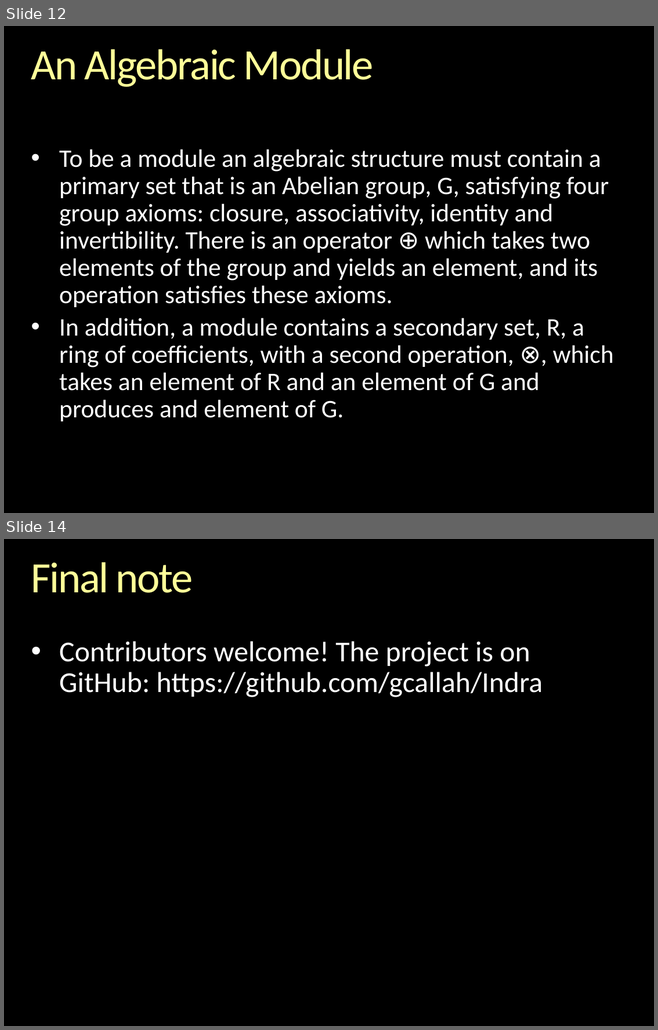
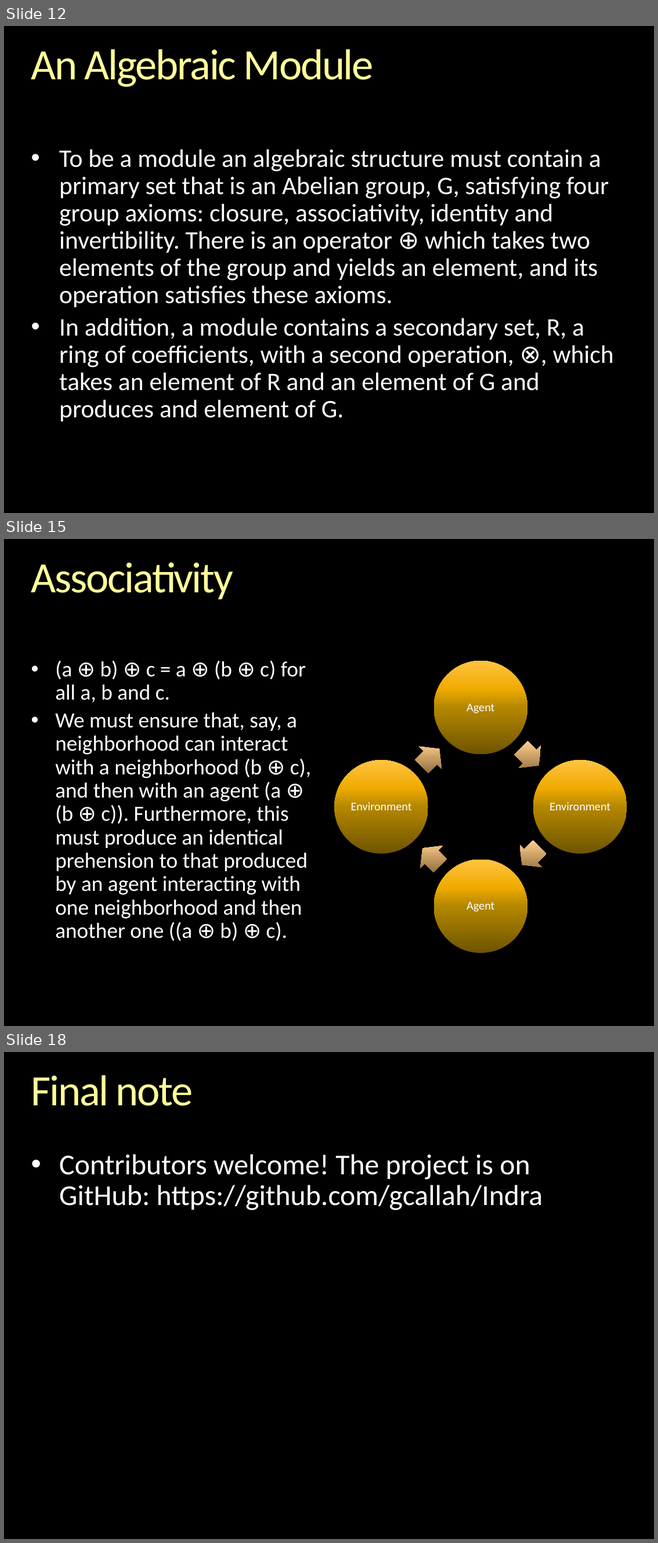
Before and after one commit to gcallah/indras_net, a slide deck: docs/ABMsAsAlgebraic.pptx. Shown one above the other, each under a label of ours: slides 12 and 14 before the commit, slides 12, 15 and 18 after it; the slides between them are not shown. The pictures are 658x1030 and 658x1543 pixels, drawn with LibreOffice and Linux fonts; fonts in the diff are those of the drawing; background and template pictures are left out. Boxes give left, top, right and bottom in pixels: in the first picture for what was removed or moved away, otherwise in the second. Text is boxed around its words. In the diff, an @@ line names an element or a change of style, - is before the commit and + after.

```diff
--- a/docs/ABMsAsAlgebraic.pptx
+++ b/docs/ABMsAsAlgebraic.pptx
@@ slide 15 added at [4,539,654,1026], background picture (left out) @@
@@ title added at [31,562,233,599], 48 pt, text gradient #FFFFB9 to #FFFF99 to #F6AE1E @@
+Associativity
@@ text added at [55,661,311,941], 24 pt, text #FFFFFF @@
+• (a ⊕ b) ⊕ c = a ⊕ (b ⊕ c) for all a, b and c.
+• We must ensure that, say, a neighborhood can interact with a neighborhood (b ⊕ c), and then with an agent (a ⊕ (b ⊕ c)). Furthermore, this must produce an identical prehension to that produced by an agent interacting with one neighborhood and then another one ((a ⊕ b) ⊕ c).
@@ group added at [334,661,626,953]: 4 ellipses, 4 texts, 4 right arrows @@
+Agent
+Environment
+Agent
+Environment
@@ what was slide 14 is now slide 18 @@
```
Also in this commit, not shown: 1 slide changed, 3 other slides added, 1 other file.
